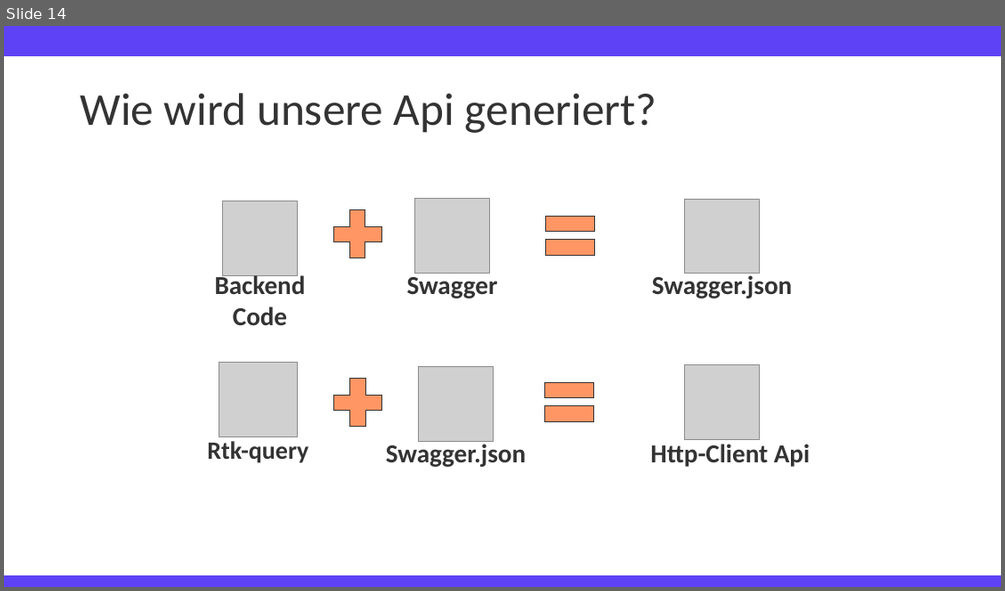
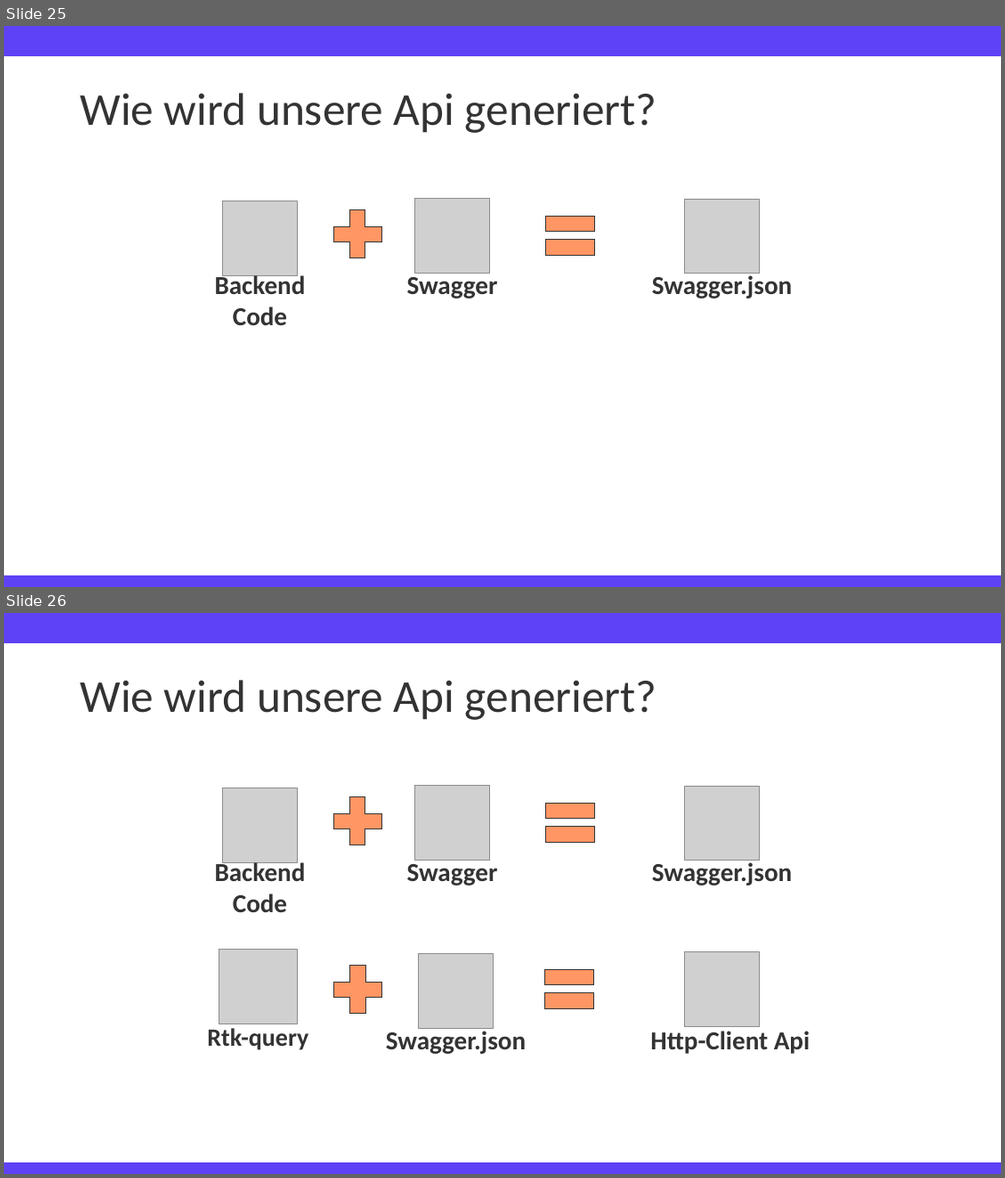
Before and after one commit to TimFehrmannAclue/techlabor_trainings_react_advanced, a slide deck: training_react_advanced.pptx. Shown one above the other, each under a label of ours: slide 14 before the commit, slides 25 and 26 after it. The pictures are 1005x591 and 1005x1178 pixels, drawn with LibreOffice and Linux fonts; fonts in the diff are those of the drawing; grey boxes stand for pictures; background and template pictures are left out. Boxes give left, top, right and bottom in pixels: in the first picture for what was removed or moved away, otherwise in the second. Text is boxed around its words. In the diff, an @@ line names an element or a change of style, - is before the commit and + after.

```diff
--- a/training_react_advanced.pptx
+++ b/training_react_advanced.pptx
@@ slide 25 added at (4, 26, 1001, 587), background #FFFFFF; not listed: 2 template elements that a slide beside it also shows @@
@@ title added at (80, 93, 657, 133), 44 pt, text #333333 @@
+Wie wird unsere Api generiert?
@@ picture added at (222, 200, 297, 275) @@
@@ plus sign added at (324, 201, 390, 267), fill #FF9664, outline #333333 1 pt @@
@@ picture added at (414, 198, 489, 273) @@
@@ math equal added at (537, 201, 604, 268), fill #FF9664, outline #333333 1 pt @@
@@ picture added at (685, 199, 760, 273) @@
@@ text added at (215, 273, 306, 325), 25 pt, text #333333, bold @@
+Backend
+Code
@@ text added at (407, 273, 498, 298), 25 pt, text #333333, bold @@
+Swagger
@@ text added at (652, 273, 792, 298), 25 pt, text #333333, bold @@
+Swagger.json
@@ what was slide 14 is now slide 26 @@
```
Also in this commit, not shown: 3 slides changed, 34 other slides added, 4 slides removed.
